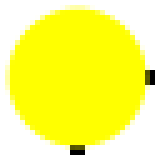
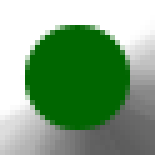
Revision of a layered 155×155 image; what changed, layer by layer:
showed "Green", painted on it over [20, 25, 135, 135]
hid "Highlight" over [5, 5, 150, 150]
renamed "Diamond" to "Small Diamond", showed it, moved it above "North3" over [40, 40, 120, 120]
hid "South3" over [70, 75, 85, 155]
hid "East3" over [70, 70, 155, 85]
hid "East" over [75, 75, 155, 80]
